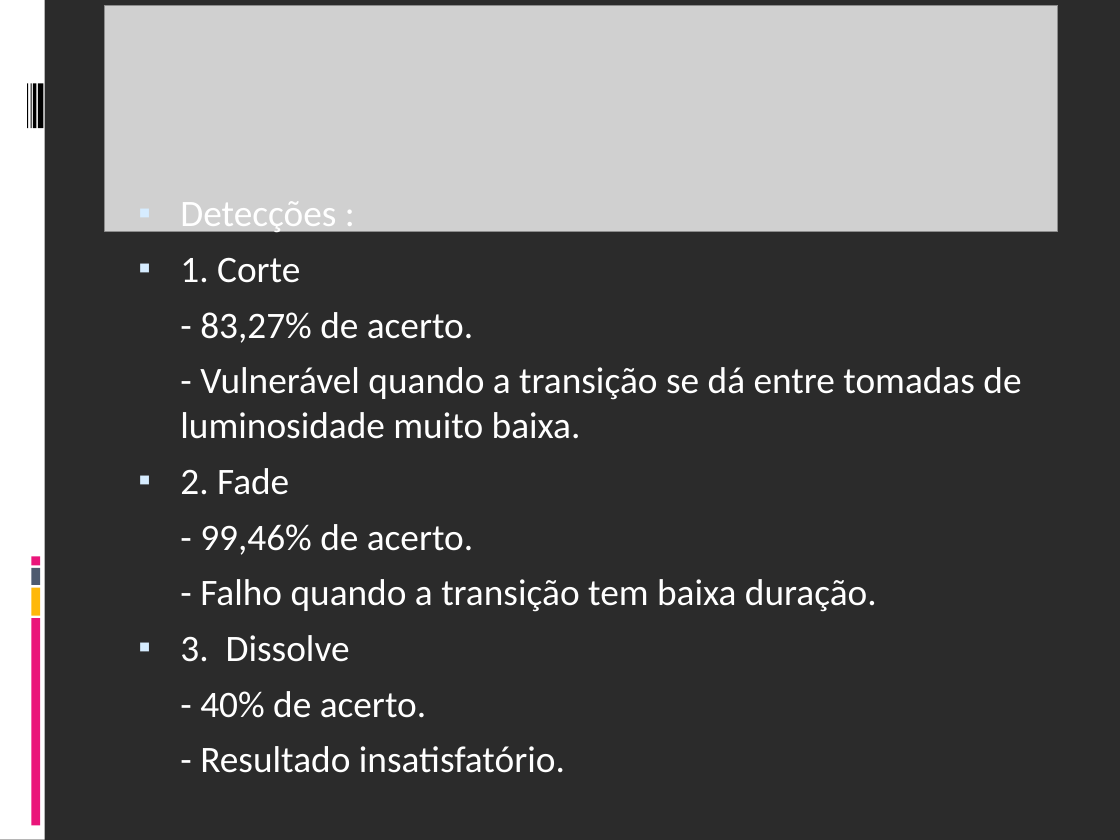
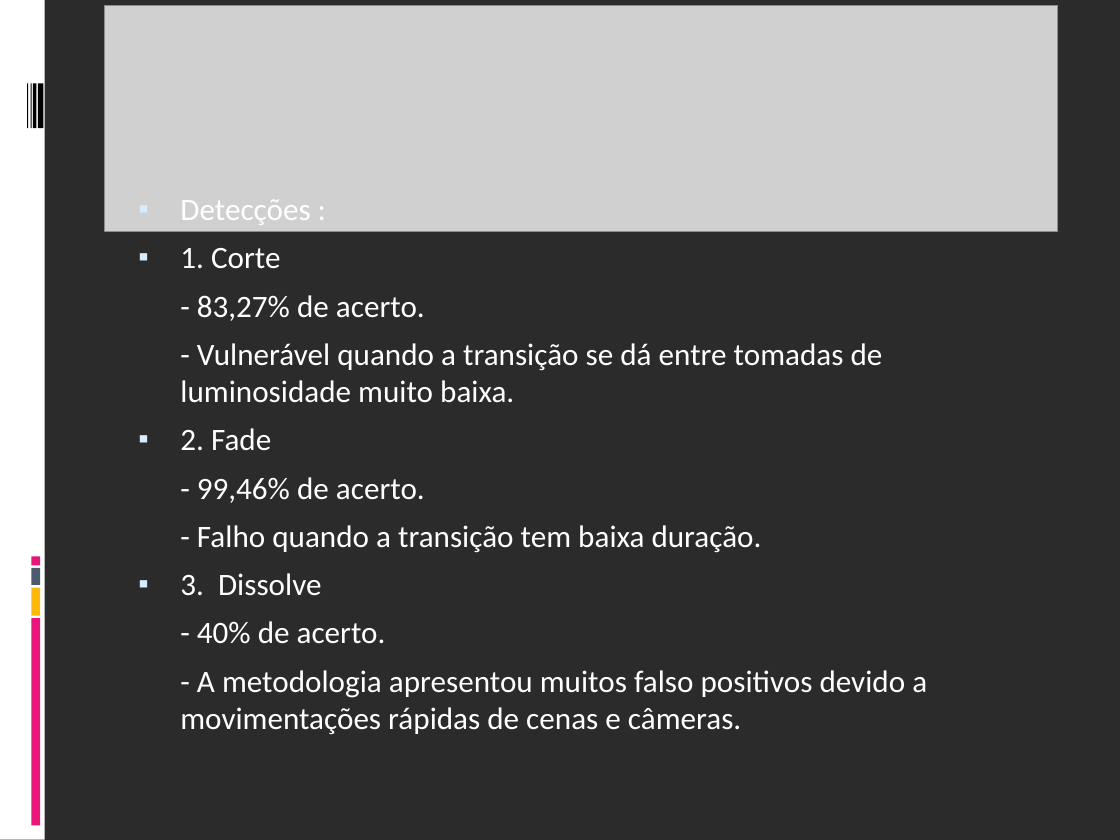
Before and after one commit to fabriciols/m-fit, a slide deck: slide 9 of DOCS/Apresentação/Apresentação_Final.ppt. Drawn at 1120x840 pixels with LibreOffice and Linux fonts; fonts in the diff are those of the drawing; grey boxes stand for pictures; background and template pictures are left out; a plain dark background stands for a picture behind light text. Boxes give left, top, right and bottom in pixels: in the first picture for what was removed or moved away, otherwise in the second. Text is boxed around its words. In the diff, an @@ line names an element or a change of style, - is before the commit and + after.

```diff
--- a/DOCS/Apresentação/Apresentação_Final.ppt
+++ b/DOCS/Apresentação/Apresentação_Final.ppt
@@ text at <box>180,200,883,644</box>: size 24 to 20 pt in "Detecções :", "1. Corte", "- 83,27% de acerto.", "- Vulnerável quando a transição se dá ..." and 5 more places @@
@@ text at <box>180,670,927,734</box>: text changed; size 24 to 20 pt @@
-- Resultado insatisfatório.
+- A metodologia apresentou muitos falso positivos devido a movimentações rápidas de cenas e câmeras.
```
